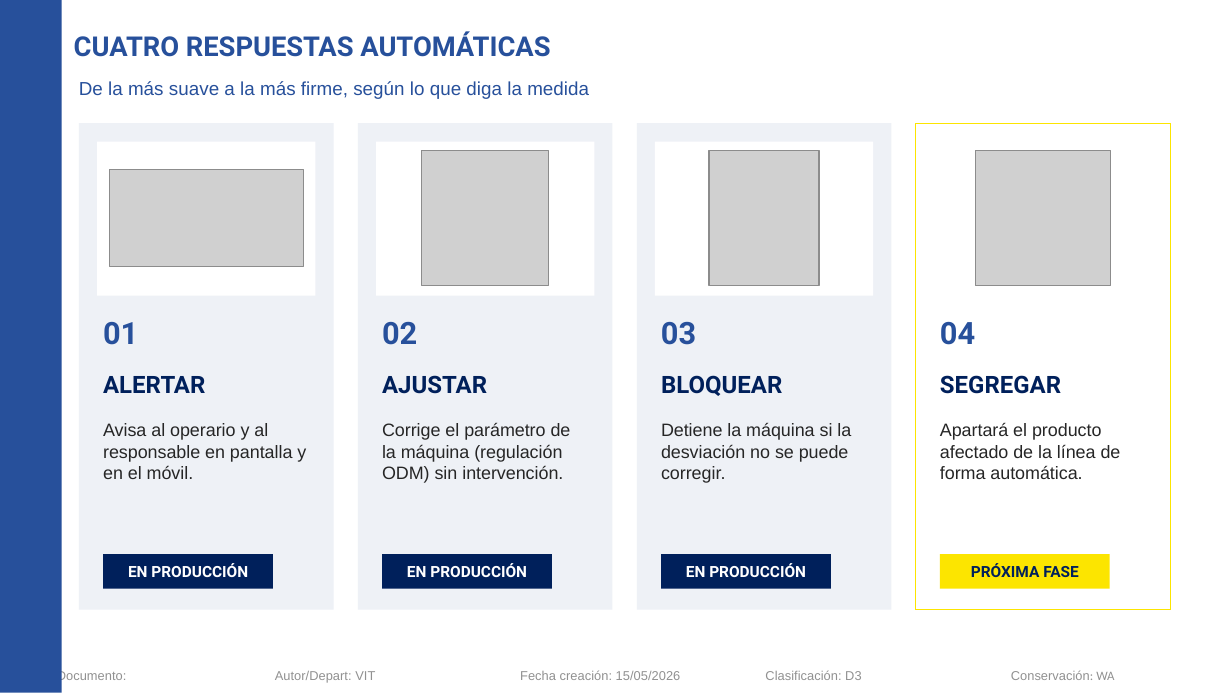
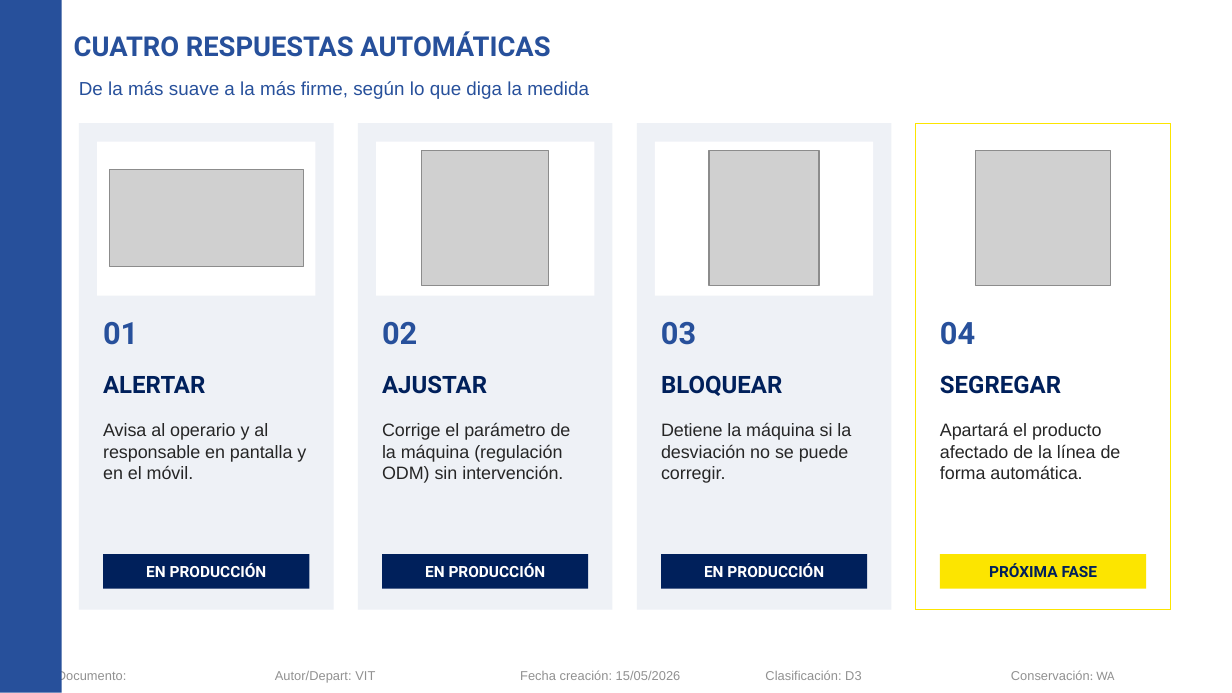
Before and after one commit to Asierenux/blank-app, a slide deck: slide 13 of presentaciones/Michelin_Hyundai_Fabricacion_Digital_ES.pptx (slide 15 before the commit). Drawn at 1232x693 pixels with LibreOffice and Linux fonts; fonts in the diff are those of the drawing; grey boxes stand for pictures; background and template pictures are left out. Boxes give left, top, right and bottom in pixels: in the first picture for what was removed or moved away, otherwise in the second. Text is boxed around its words. In the diff, an @@ line names an element or a change of style, - is before the commit and + after.

```diff
--- a/presentaciones/Michelin_Hyundai_Fabricacion_Digital_ES.pptx
+++ b/presentaciones/Michelin_Hyundai_Fabricacion_Digital_ES.pptx
@@ text "EN PRODUCCIÓN": place and size @@
-text "EN PRODUCCIÓN" at [128, 564, 248, 577]
+text "EN PRODUCCIÓN" at [146, 564, 267, 577]
@@ rectangle: place and size @@
-rectangle at [103, 554, 274, 589]
+rectangle at [103, 554, 309, 589]
@@ text "EN PRODUCCIÓN": place and size @@
-text "EN PRODUCCIÓN" at [407, 564, 527, 577]
+text "EN PRODUCCIÓN" at [425, 564, 546, 577]
@@ rectangle: place and size @@
-rectangle at [382, 554, 552, 589]
+rectangle at [382, 554, 588, 589]
@@ text "EN PRODUCCIÓN": place and size @@
-text "EN PRODUCCIÓN" at [686, 564, 806, 577]
+text "EN PRODUCCIÓN" at [704, 564, 824, 577]
@@ rectangle: place and size @@
-rectangle at [662, 554, 832, 589]
+rectangle at [662, 554, 867, 589]
@@ text "PRÓXIMA FASE": place and size @@
-text "PRÓXIMA FASE" at [971, 564, 1079, 577]
+text "PRÓXIMA FASE" at [989, 564, 1098, 577]
@@ rectangle: place and size @@
-rectangle at [940, 554, 1110, 589]
+rectangle at [940, 554, 1146, 589]
```
Also in this commit, not shown: 5 other slides changed, 2 slides removed.
